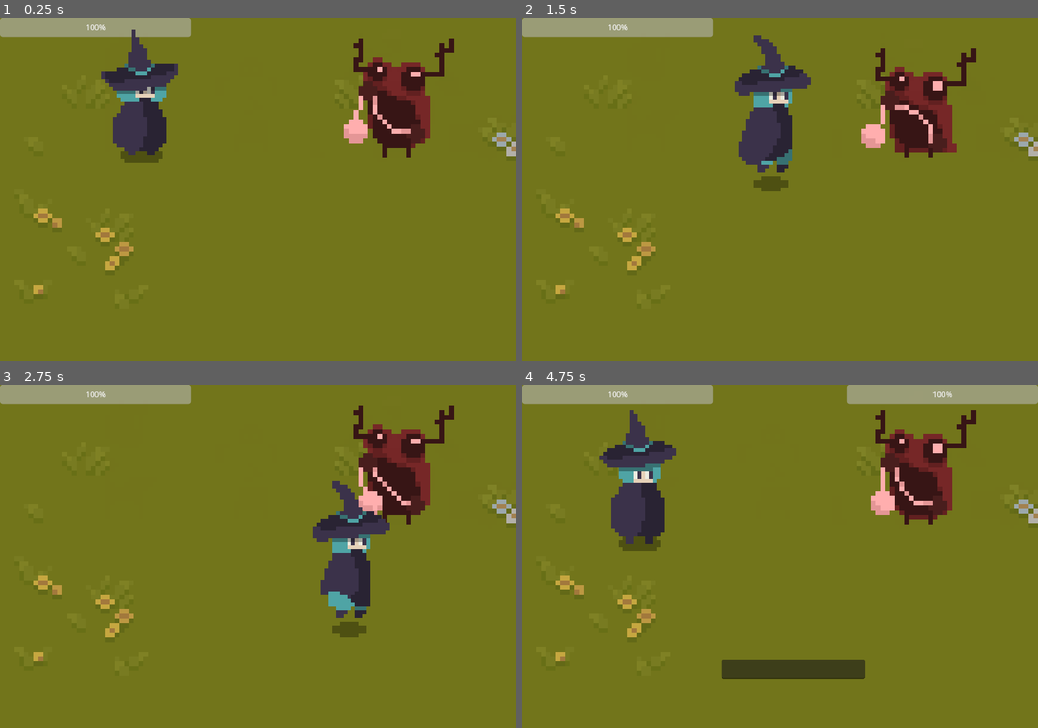
Above: before the commit, frames 1-4 (two rows, left to right).
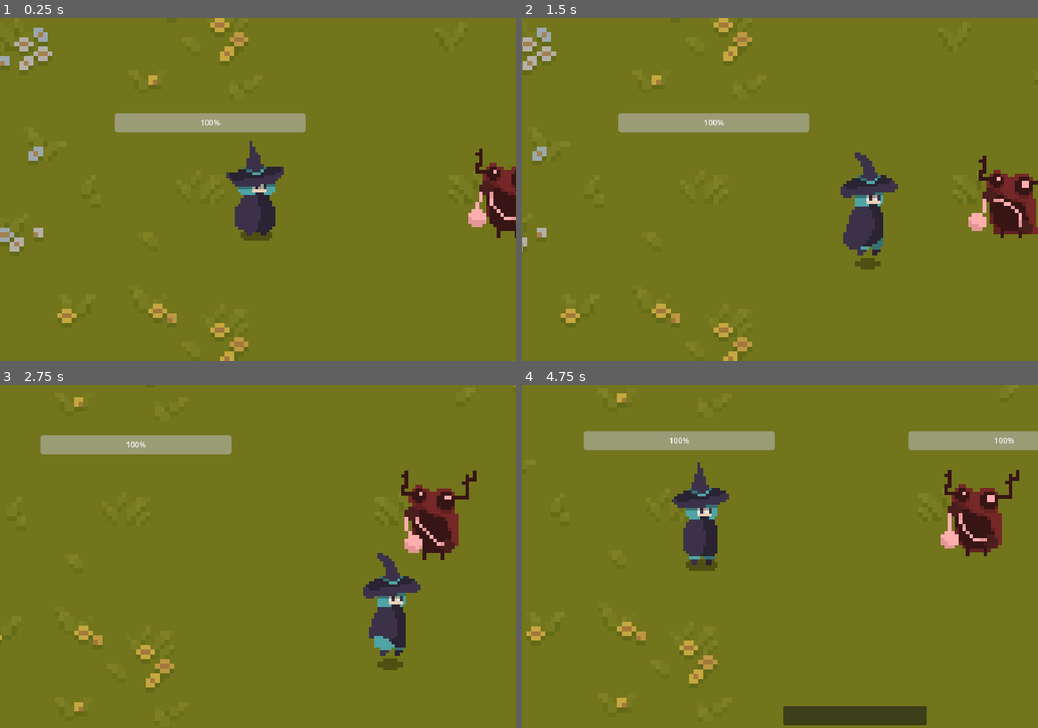
Above: after the commit, the same moments.

Repository: MRluUnity/GodotProject
Game: Godot game, scene res://test/main_test.tscn
Two runs of this game, one before a commit and one after it. Both use one fixed random seed, a clock stepped at 60 frames per second and the inputs below.
Inputs:
- Up to frame 1 (0.25 s): no input
- Up to frame 2 (1.5 s): tap Enter (action_accept) at 0.5, 0.6, 1.35 s; hold D (action_right) 0.53-1.28 s; hold S (action_down) from 1.28 s (still down)
- Up to frame 3 (2.75 s): release S (action_down) at 2.03 s; hold D (action_right) from 2.03 s (still down); tap Enter (action_accept) at 2.1 s
- Up to frame 4 (4.75 s): release D (action_right) at 2.78 s; hold W (action_up) 2.78-3.53 s; tap Enter (action_accept) at 2.85, 3.6, 4.35 s; hold A (action_left) from 3.53 s (still down)

The runs differ from the first frame. In frame 1, 16% of the frame differs, in the area x 0-100%, y 0-100%; in frame 2, 16%; in frame 3, 15%; in frame 4, 22%.

Commit message:
添加了角色的相机跟随，但是出现了UI是在世界层的问题

Diff:
--- a/Scenes/player.tscn
+++ b/Scenes/player.tscn
@@ -292,6 +292,7 @@
 radius = 35.0571
 
 [node name="Player" type="CharacterBody2D"]
+scale = Vector2(0.75, 0.75)
 up_direction = Vector2(0, 1)
 script = ExtResource("1_52wnr")
 metadata/_edit_group_ = true
--- a/test/enemy_test.tscn
+++ b/test/enemy_test.tscn
@@ -278,7 +278,7 @@
 }
 
 [node name="enemy" type="Area2D"]
-scale = Vector2(10, 10)
+scale = Vector2(7.5, 7.5)
 script = ExtResource("1_bybte")
 
 [node name="Sprite2D" type="Sprite2D" parent="."]
--- a/test/main_test.tscn
+++ b/test/main_test.tscn
@@ -45,6 +45,17 @@
 [node name="Player" parent="." groups=["player"] instance=ExtResource("3_kf6vj")]
 position = Vector2(300, 160)
 
+[node name="RemoteTransform2D" type="RemoteTransform2D" parent="Player"]
+remote_path = NodePath("../../Camera2D")
+
+[node name="Camera2D" type="Camera2D" parent="."]
+position = Vector2(300, 160)
+scale = Vector2(0.75, 0.75)
+position_smoothing_enabled = true
+position_smoothing_speed = 1.0
+drag_horizontal_enabled = true
+drag_vertical_enabled = true
+
 [connection signal="heal" from="Control" to="enemy" method="_on_control_heal"]
 [connection signal="hit" from="Control" to="enemy" method="_hit"]
 [connection signal="hit" from="Control" to="Player" method="_on_control_hit"]
